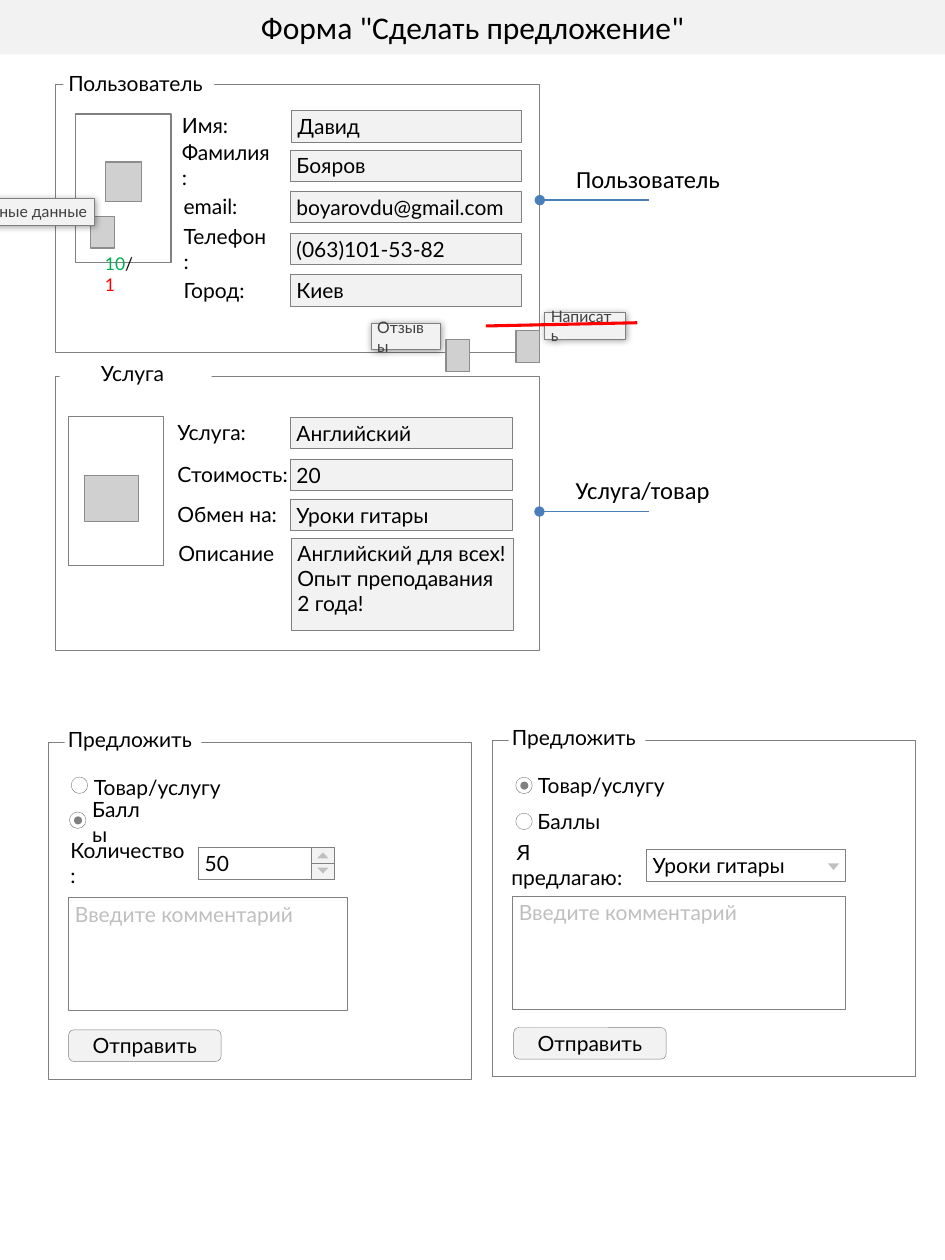
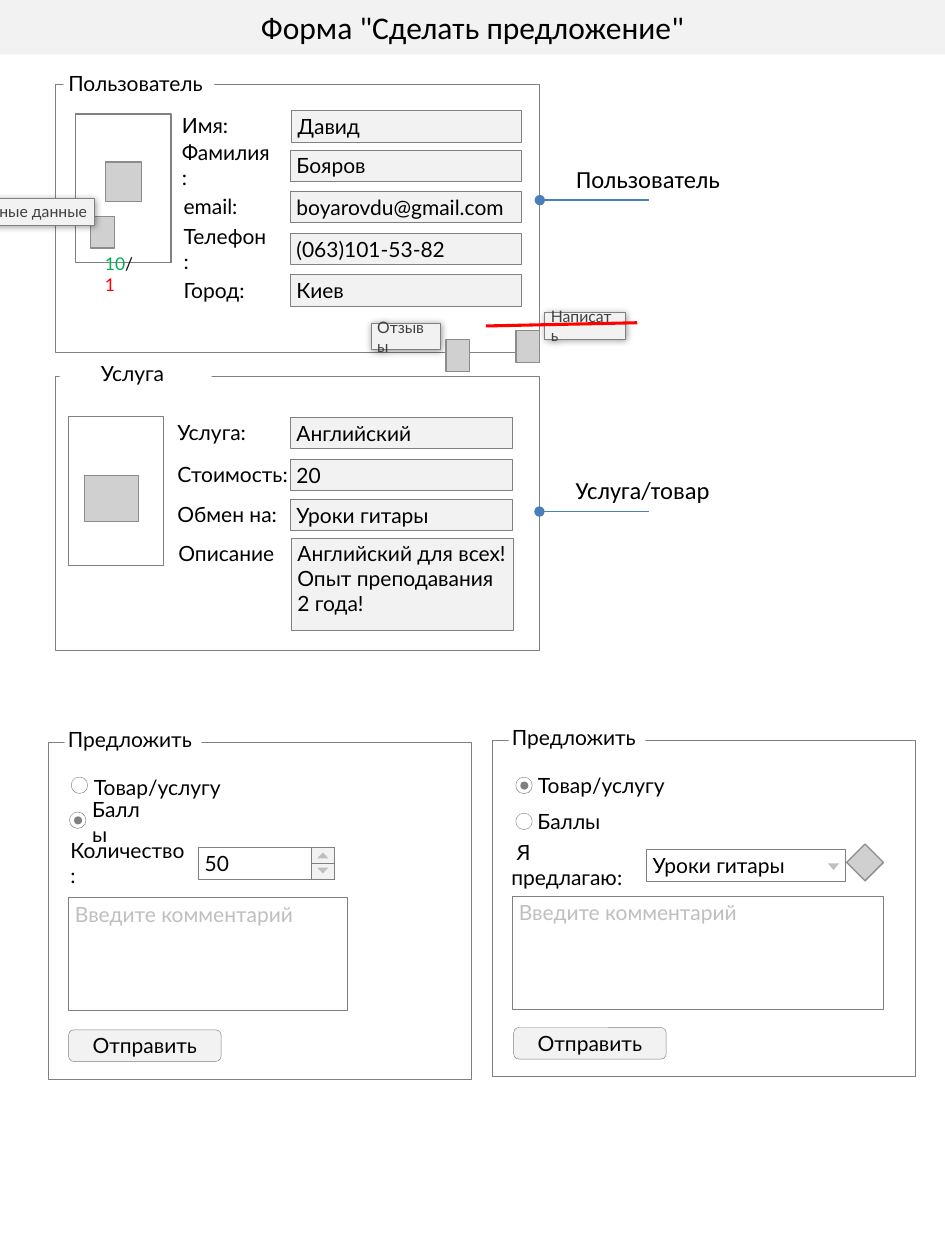
Before and after one commit to boyarovdu/Business, a slide deck: slide 1 of Презентация1.pptx. Drawn at 945x1260 pixels with LibreOffice and Linux fonts; fonts in the diff are those of the drawing; grey boxes stand for pictures; background and template pictures are left out. Boxes give left, top, right and bottom in pixels: in the first picture for what was removed or moved away, otherwise in the second. Text is boxed around its words. In the diff, an @@ line names an element or a change of style, - is before the commit and + after.

Commit message:
14

```diff
--- a/Презентация1.pptx
+++ b/Презентация1.pptx
@@ picture added at [846,844,884,881] @@
@@ rectangle "Введите комментарий": place and size @@
-rectangle "Введите комментарий" at [513,896,845,1009]
+rectangle "Введите комментарий" at [513,896,883,1009]
```
Also in this commit, not shown: 2 other slides changed.
